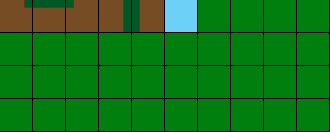
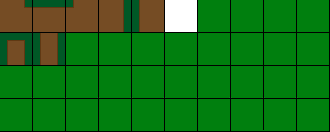
Before/after of a 330×132 layered artwork. What changed in the layer stack:
added layer "Layer 7" above "Layer 6" over (33, 33, 65, 65)
added layer "Layer 6" above "Layer 4" over (0, 33, 32, 65)
painted on "Layer 0" over (165, 0, 197, 32)
